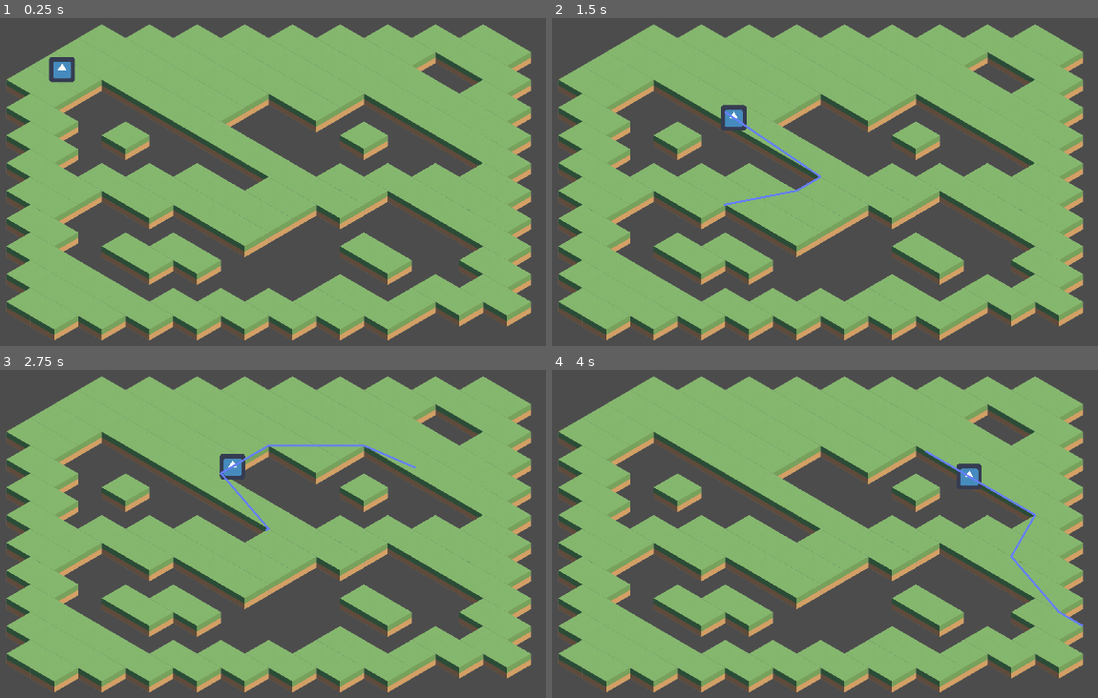
Above: before the commit, frames 1-4 (two rows, left to right).
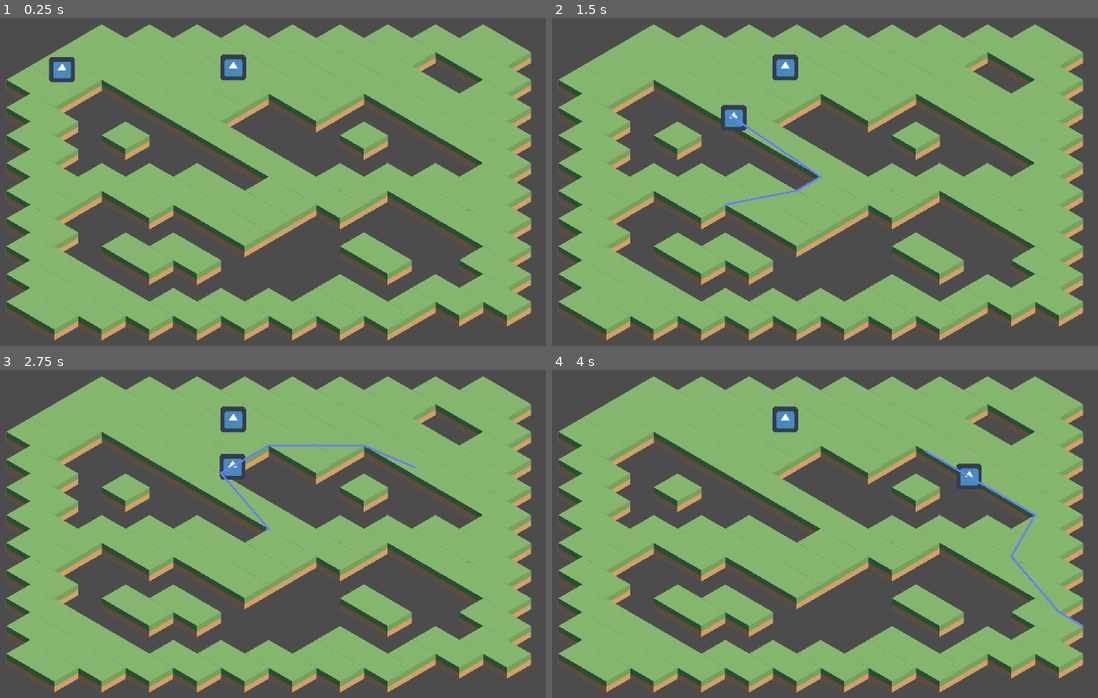
Above: after the commit, the same moments.

Repository: mrobokit/Godot-IsometricIdleRPG
Game: Godot game, scene res://FirstScene/Scene.tscn
Same seed, same stepped clock (60 frames per second), same inputs: the game is played once before the commit and once after it. The engine's default icon, where the game draws it, is replaced by a stand-in: a white triangle on a blue panel in a dark square.
Inputs (mouse positions are in pixels of both pictures, inside the frame that each line leads up to):
- Up to frame 1 (0.25 s): no input
- Up to frame 2 (1.5 s): tap Enter at 0.5 s; move the mouse to (1059, 188) at 0.52 s; click (1059, 188) at 0.67 s; move the mouse to (737, 231) at 1.27 s; click (737, 231) at 1.42 s
- Up to frame 3 (2.75 s): move the mouse to (414, 468) at 2.02 s; click (414, 468) at 2.17 s
- Up to frame 4 (4 s): move the mouse to (852, 648) at 2.77 s; click (852, 648) at 2.92 s; move the mouse to (outside the picture) at 3.52 s; click (outside the picture) at 3.67 s

The runs differ from the first frame. In frame 1, 0.4% of the frame differs, in the area x 40-46%, y 11-20%; in frame 2, 0.4%; in frame 3, 0.4%; in frame 4, 0.4%.

Commit message:
base complete

Diff:
--- a/FirstScene/Scene.tscn
+++ b/FirstScene/Scene.tscn
@@ -22,6 +22,11 @@
 texture = ExtResource( 1 )
 script = ExtResource( 3 )
 
+[node name="Player2" type="Sprite" parent="."]
+position = Vector2( 692.836, 180.214 )
+texture = ExtResource( 1 )
+script = ExtResource( 3 )
+
 [node name="Line2D" type="Line2D" parent="."]
 width = 5.0
 default_color = Color( 0.4, 0.501961, 1, 1 )
--- a/project.godot
+++ b/project.godot
@@ -25,8 +25,6 @@
 window/size/width=1920
 window/size/height=1080
 window/size/resizable=false
-window/size/borderless=true
-window/size/fullscreen=true
 
 [importer_defaults]
 
